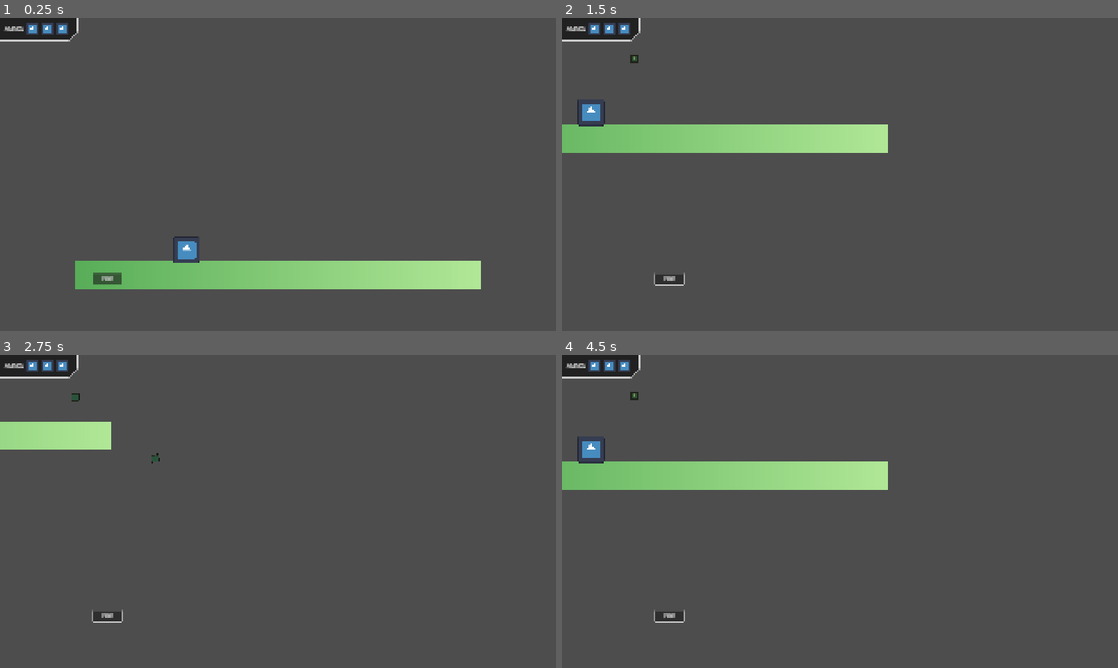
Above: before the commit, frames 1-4 (two rows, left to right).
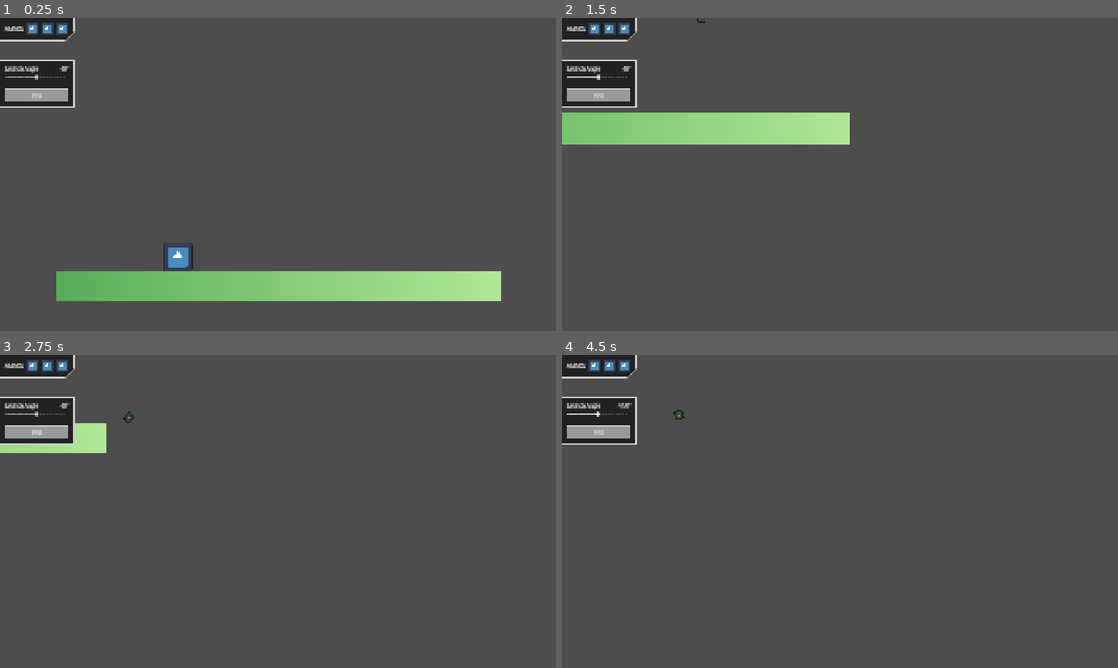
Above: after the commit, the same moments.

Repository: ToxicStarfall/arc-tillery
Game: Godot game, scene res://node.tscn
Same seed, same stepped clock (60 frames per second), same inputs: the game is played once before the commit and once after it. The engine's default icon, where the game draws it, is replaced by a stand-in: a white triangle on a blue panel in a dark square.
Inputs (mouse positions are in pixels of both pictures, inside the frame that each line leads up to):
- Up to frame 1 (0.25 s): no input
- Up to frame 2 (1.5 s): click "FIRE" at 0.5 s; tap Enter at 1.25 s; move the mouse to (962, 158) at 1.27 s; hold Right from 1.28 s (still down); hold Mouse wheel up (zoom_in) from 1.28 s (still down)
- Up to frame 3 (2.75 s): move the mouse to (166, 527) at 2.02 s; release Right at 2.03 s; release Mouse wheel up (zoom_in) at 2.03 s; hold Down from 2.03 s (still down); tap Mouse wheel down (zoom_out) at 2.1 s
- Up to frame 4 (4.5 s): move the mouse to (895, 442) at 2.77 s; release Down at 2.78 s; hold Right 2.78-3.53 s; tap Alt at 2.85 s; move the mouse to (812, 574) at 3.52 s; hold Up 3.53-4.28 s; tap Shift at 3.6 s; tap Space at 4.25 s; move the mouse to (1006, 558) at 4.27 s; hold Left from 4.28 s (still down); hold Mouse wheel up (zoom_in) from 4.28 s (still down)

The runs differ from the first frame. In frame 1, 8.4% of the frame differs, in the area x 0-91%, y 0-91%; in frame 2, 6.4%; in frame 3, 2.7%; in frame 4, 7.9%.

Commit message:
Weapon aim angle slider

Diff:
--- /dev/null
+++ b/game_screen.gd
@@ -0,0 +1,8 @@
+extends Control
+
+
+func _ready() -> void:
+	%AngleSlider.value_changed.connect( func(value):
+		%AngleLabel.text = str(value) + "°"
+		Game.current_weapon.current_angle = value)
+	pass
--- a/node.tscn
+++ b/node.tscn
@@ -1,8 +1,9 @@
-[gd_scene load_steps=11 format=3 uid="uid://bi5b7j3y3f4wy"]
+[gd_scene load_steps=14 format=3 uid="uid://bi5b7j3y3f4wy"]
 
 [ext_resource type="Script" uid="uid://dgtbdvsi2srs4" path="res://main.gd" id="1_112p8"]
 [ext_resource type="Texture2D" uid="uid://bo3oviax17up3" path="res://icon.svg" id="1_sy5k4"]
 [ext_resource type="Theme" uid="uid://i3vbv3fax5ab" path="res://theme.tres" id="2_j2q8x"]
+[ext_resource type="Script" uid="uid://djijp1pbptio4" path="res://game_screen.gd" id="3_bss38"]
 [ext_resource type="PackedScene" uid="uid://by7e1tj1gqa6q" path="res://weapon.tscn" id="4_e2u21"]
 
 [sub_resource type="StyleBoxEmpty" id="StyleBoxEmpty_nxiqb"]
@@ -14,6 +15,15 @@
 corner_radius_bottom_right = 30
 corner_detail = 1
 
+[sub_resource type="StyleBoxFlat" id="StyleBoxFlat_e2u21"]
+bg_color = Color(0.12941177, 0.12941177, 0.12941177, 1)
+border_width_top = 3
+border_width_right = 3
+border_width_bottom = 3
+corner_detail = 1
+
+[sub_resource type="StyleBoxFlat" id="StyleBoxFlat_bss38"]
+
 [sub_resource type="StyleBoxEmpty" id="StyleBoxEmpty_j2q8x"]
 
 [sub_resource type="Gradient" id="Gradient_j2q8x"]
@@ -22,8 +32,7 @@
 [sub_resource type="GradientTexture1D" id="GradientTexture1D_112p8"]
 gradient = SubResource("Gradient_j2q8x")
 
-[sub_resource type="RectangleShape2D" id="RectangleShape2D_112p8"]
-size = Vector2(1920, 128)
+[sub_resource type="WorldBoundaryShape2D" id="WorldBoundaryShape2D_bss38"]
 
 [node name="Main" type="Node2D"]
 script = ExtResource("1_112p8")
@@ -105,6 +114,7 @@
 anchor_bottom = 1.0
 grow_horizontal = 2
 grow_vertical = 2
+script = ExtResource("3_bss38")
 
 [node name="HUD" type="Control" parent="UI/GameScreen"]
 layout_mode = 1
@@ -115,47 +125,89 @@
 grow_vertical = 2
 theme = ExtResource("2_j2q8x")
 
-[node name="AmmoDisplay" type="PanelContainer" parent="UI/GameScreen/HUD"]
+[node name="VBoxContainer" type="VBoxContainer" parent="UI/GameScreen/HUD"]
+layout_mode = 1
+offset_right = 40.0
+offset_bottom = 40.0
+theme_override_constants/separation = 64
+
+[node name="AmmoDisplay" type="PanelContainer" parent="UI/GameScreen/HUD/VBoxContainer"]
+unique_name_in_owner = true
 custom_minimum_size = Vector2(200, 80)
-layout_mode = 1
-offset_right = 269.0
-offset_bottom = 80.0
+layout_mode = 2
 theme_override_styles/panel = SubResource("StyleBoxFlat_j2q8x")
 
-[node name="MarginContainer" type="MarginContainer" parent="UI/GameScreen/HUD/AmmoDisplay"]
-layout_mode = 2
-
-[node name="HBoxContainer" type="HBoxContainer" parent="UI/GameScreen/HUD/AmmoDisplay/MarginContainer"]
-layout_mode = 2
-
-[node name="Label" type="Label" parent="UI/GameScreen/HUD/AmmoDisplay/MarginContainer/HBoxContainer"]
+[node name="MarginContainer" type="MarginContainer" parent="UI/GameScreen/HUD/VBoxContainer/AmmoDisplay"]
+layout_mode = 2
+
+[node name="HBoxContainer" type="HBoxContainer" parent="UI/GameScreen/HUD/VBoxContainer/AmmoDisplay/MarginContainer"]
+layout_mode = 2
+
+[node name="Label" type="Label" parent="UI/GameScreen/HUD/VBoxContainer/AmmoDisplay/MarginContainer/HBoxContainer"]
 layout_mode = 2
 text = "AMMO:"
 
-[node name="TextureRect" type="TextureRect" parent="UI/GameScreen/HUD/AmmoDisplay/MarginContainer/HBoxContainer"]
+[node name="TextureRect" type="TextureRect" parent="UI/GameScreen/HUD/VBoxContainer/AmmoDisplay/MarginContainer/HBoxContainer"]
 layout_mode = 2
 texture = ExtResource("1_sy5k4")
 expand_mode = 2
 
-[node name="TextureRect2" type="TextureRect" parent="UI/GameScreen/HUD/AmmoDisplay/MarginContainer/HBoxContainer"]
+[node name="TextureRect2" type="TextureRect" parent="UI/GameScreen/HUD/VBoxContainer/AmmoDisplay/MarginContainer/HBoxContainer"]
 layout_mode = 2
 texture = ExtResource("1_sy5k4")
 expand_mode = 2
 
-[node name="TextureRect3" type="TextureRect" parent="UI/GameScreen/HUD/AmmoDisplay/MarginContainer/HBoxContainer"]
+[node name="TextureRect3" type="TextureRect" parent="UI/GameScreen/HUD/VBoxContainer/AmmoDisplay/MarginContainer/HBoxContainer"]
 layout_mode = 2
 texture = ExtResource("1_sy5k4")
 expand_mode = 2
 
-[node name="FireButton" type="Button" parent="UI/GameScreen/HUD"]
+[node name="WeaponControls" type="PanelContainer" parent="UI/GameScreen/HUD/VBoxContainer"]
+unique_name_in_owner = true
+layout_mode = 2
+theme_override_styles/panel = SubResource("StyleBoxFlat_e2u21")
+
+[node name="MarginContainer" type="MarginContainer" parent="UI/GameScreen/HUD/VBoxContainer/WeaponControls"]
+layout_mode = 2
+
+[node name="VBoxContainer" type="VBoxContainer" parent="UI/GameScreen/HUD/VBoxContainer/WeaponControls/MarginContainer"]
+layout_mode = 2
+
+[node name="HBoxContainer" type="HBoxContainer" parent="UI/GameScreen/HUD/VBoxContainer/WeaponControls/MarginContainer/VBoxContainer"]
+layout_mode = 2
+
+[node name="Label" type="Label" parent="UI/GameScreen/HUD/VBoxContainer/WeaponControls/MarginContainer/VBoxContainer/HBoxContainer"]
+layout_mode = 2
+size_flags_horizontal = 3
+text = "Launch Angle"
+
+[node name="AngleLabel" type="Label" parent="UI/GameScreen/HUD/VBoxContainer/WeaponControls/MarginContainer/VBoxContainer/HBoxContainer"]
+unique_name_in_owner = true
+layout_mode = 2
+text = "45°"
+
+[node name="AngleSlider" type="HSlider" parent="UI/GameScreen/HUD/VBoxContainer/WeaponControls/MarginContainer/VBoxContainer"]
+unique_name_in_owner = true
+layout_mode = 2
+max_value = 90.0
+value = 45.0
+tick_count = 90
+ticks_position = 3
+
+[node name="VSpacer" type="Control" parent="UI/GameScreen/HUD/VBoxContainer/WeaponControls/MarginContainer/VBoxContainer"]
+custom_minimum_size = Vector2(0, 16)
+layout_mode = 2
+
+[node name="PanelContainer" type="PanelContainer" parent="UI/GameScreen/HUD/VBoxContainer/WeaponControls/MarginContainer/VBoxContainer"]
+layout_mode = 2
+
+[node name="FireButton" type="Button" parent="UI/GameScreen/HUD/VBoxContainer/WeaponControls/MarginContainer/VBoxContainer/PanelContainer"]
 unique_name_in_owner = true
 custom_minimum_size = Vector2(100, 40)
-layout_mode = 0
-offset_left = 321.0
-offset_top = 881.0
-offset_right = 421.0
-offset_bottom = 921.0
+layout_mode = 2
+theme_override_styles/normal = SubResource("StyleBoxFlat_bss38")
 text = "FIRE"
+expand_icon = true
 
 [node name="MarginContainer" type="MarginContainer" parent="UI/GameScreen"]
 layout_mode = 1
@@ -222,23 +274,32 @@
 [node name="World" type="Node2D" parent="."]
 
 [node name="StaticBody2D" type="StaticBody2D" parent="World"]
-position = Vector2(0, 953)
+position = Vector2(9, 1086)
 collision_mask = 0
 
 [node name="Sprite2D" type="Sprite2D" parent="World/StaticBody2D"]
-position = Vector2(959, 64.00006)
+position = Vector2(953.5, -62.99994)
 scale = Vector2(7.4882813, 128.00009)
 texture = SubResource("GradientTexture1D_112p8")
 
 [node name="CollisionShape2D" type="CollisionShape2D" parent="World/StaticBody2D"]
-position = Vector2(960, 64)
-shape = SubResource("RectangleShape2D_112p8")
+position = Vector2(320.49994, -129)
+shape = SubResource("WorldBoundaryShape2D_bss38")
 
 [node name="Weapon" parent="World" instance=ExtResource("4_e2u21")]
 position = Vector2(528, 896)
 collision_layer = 0
 
 [node name="Camera2D" type="Camera2D" parent="World"]
-visible = false
 offset = Vector2(960, 540)
-zoom = Vector2(0.73, 0.73)
+zoom = Vector2(0.8, 0.8)
+limit_left = -75000
+limit_top = -100000
+limit_right = 100000
+limit_bottom = 75000
+limit_smoothed = true
+position_smoothing_enabled = true
+drag_horizontal_enabled = true
+drag_vertical_enabled = true
+editor_draw_limits = true
+editor_draw_drag_margin = true
--- a/projectiles/projectile.tscn
+++ b/projectiles/projectile.tscn
@@ -6,13 +6,13 @@
 [sub_resource type="CircleShape2D" id="CircleShape2D_qxf0c"]
 radius = 22.090721
 
-[node name="RigidBody2D" type="RigidBody2D"]
+[node name="Projectile" type="RigidBody2D"]
 collision_layer = 4
 collision_mask = 5
-constant_force = Vector2(0, 980)
+mass = 1.5
 script = ExtResource("1_ighsu")
 
-[node name="Area2D" type="Area2D" parent="."]
+[node name="CPUParticles2D" type="CPUParticles2D" parent="."]
 visible = false
 
 [node name="Sprite2D" type="Sprite2D" parent="."]
--- a/theme.tres
+++ b/theme.tres
@@ -1,4 +1,16 @@
-[gd_resource type="Theme" format=3 uid="uid://i3vbv3fax5ab"]
+[gd_resource type="Theme" load_steps=3 format=3 uid="uid://i3vbv3fax5ab"]
+
+[sub_resource type="StyleBoxFlat" id="StyleBoxFlat_wvktn"]
+bg_color = Color(0.12941177, 0.12941177, 0.12941177, 1)
+border_width_left = 3
+border_width_top = 3
+border_width_right = 3
+border_width_bottom = 3
+corner_detail = 1
+
+[sub_resource type="StyleBoxFlat" id="StyleBoxFlat_e1x85"]
+bg_color = Color(0.12941177, 0.12941177, 0.12941177, 1)
+corner_detail = 1
 
 [resource]
 default_font_size = 18
@@ -8,4 +20,6 @@
 MarginContainer/constants/margin_left = 16
 MarginContainer/constants/margin_right = 16
 MarginContainer/constants/margin_top = 16
+PanelContainer/styles/panel = SubResource("StyleBoxFlat_wvktn")
+PanelContainer/styles/panel2 = SubResource("StyleBoxFlat_e1x85")
 VBoxContainer/constants/separation = 8
--- a/weapon.gd
+++ b/weapon.gd
@@ -17,11 +17,11 @@
 
 func fire():
 	var new_projectile: RigidBody2D = projectile.instantiate()
-	#new_projectile.position = $ProjectilePoint.global_position
 	new_projectile.position = $ProjectilePoint.position
 	weapon_fired.emit( new_projectile )
-	var vel = Vector2.from_angle(current_angle * -1) * projectile_speed * 10
-	print(vel)
+
+	var vel = Vector2.from_angle(deg_to_rad(current_angle) * -1) * projectile_speed * 10
+	#print(vel)
 	new_projectile.apply_central_force( vel * projectile_speed )
 	pass
 
Not shown, added: game_screen.gd.uid
